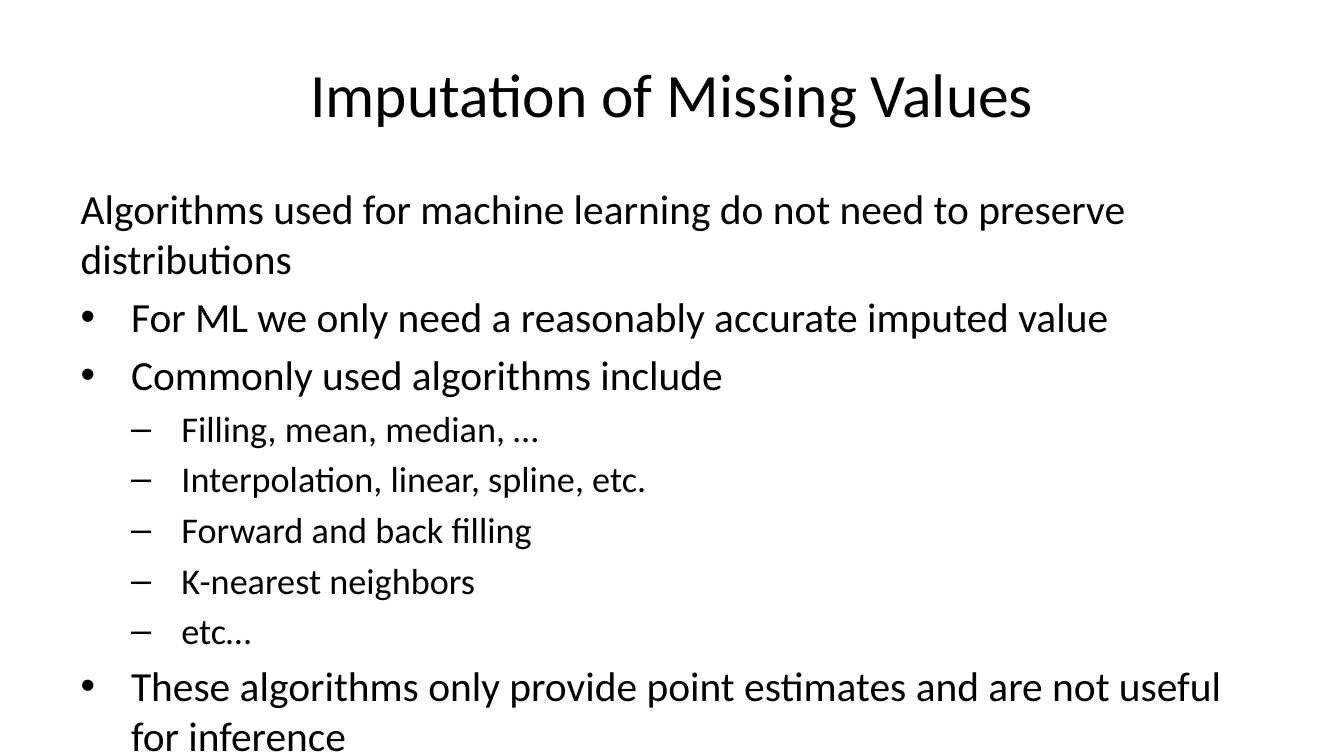
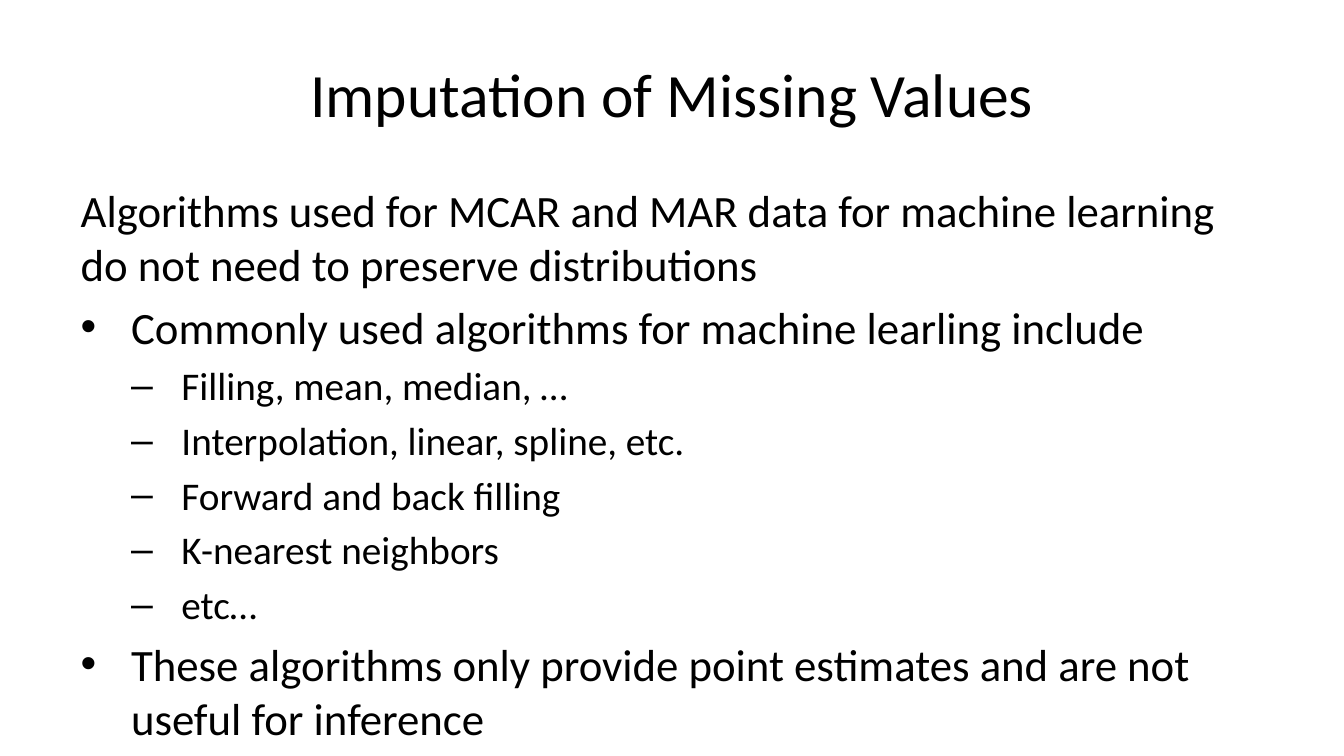
Before and after one commit to StephenElston/CSCI-E-83, a slide deck: slide 58 of LectureSlides/11_ModelsForMessyData.pptx. Drawn at 1344x756 pixels with LibreOffice and Linux fonts; fonts in the diff are those of the drawing. Boxes give left, top, right and bottom in pixels: in the first picture for what was removed or moved away, otherwise in the second. Text is boxed around its words. In the diff, an @@ line names an element or a change of style, - is before the commit and + after.

Commit message:
Added imputation slides

```diff
--- a/LectureSlides/11_ModelsForMessyData.pptx
+++ b/LectureSlides/11_ModelsForMessyData.pptx
@@ text at [81,196,1214,352]: text changed; size 22.2 to 24 pt @@
-Algorithms used for machine learning do not need to preserve distributions
-• For ML we only need a reasonably accurate imputed value
-• Commonly used algorithms include
+Algorithms used for MCAR and MAR data for machine learning do not need to preserve distributions
+• Commonly used algorithms for machine learling include
@@ text at [131,372,1189,736]: size 19.4 to 21 pt in "Filling, mean, median, …", "Interpolation, linear, spline, etc.", "Forward and back filling", "K-nearest neighbors" and 1 more places; size 22.2 to 24 pt in "These algorithms only provide point estimates and ..." @@
```
Also in this commit, not shown: 3 other slides changed, 8 slides added, 1 slide removed.
